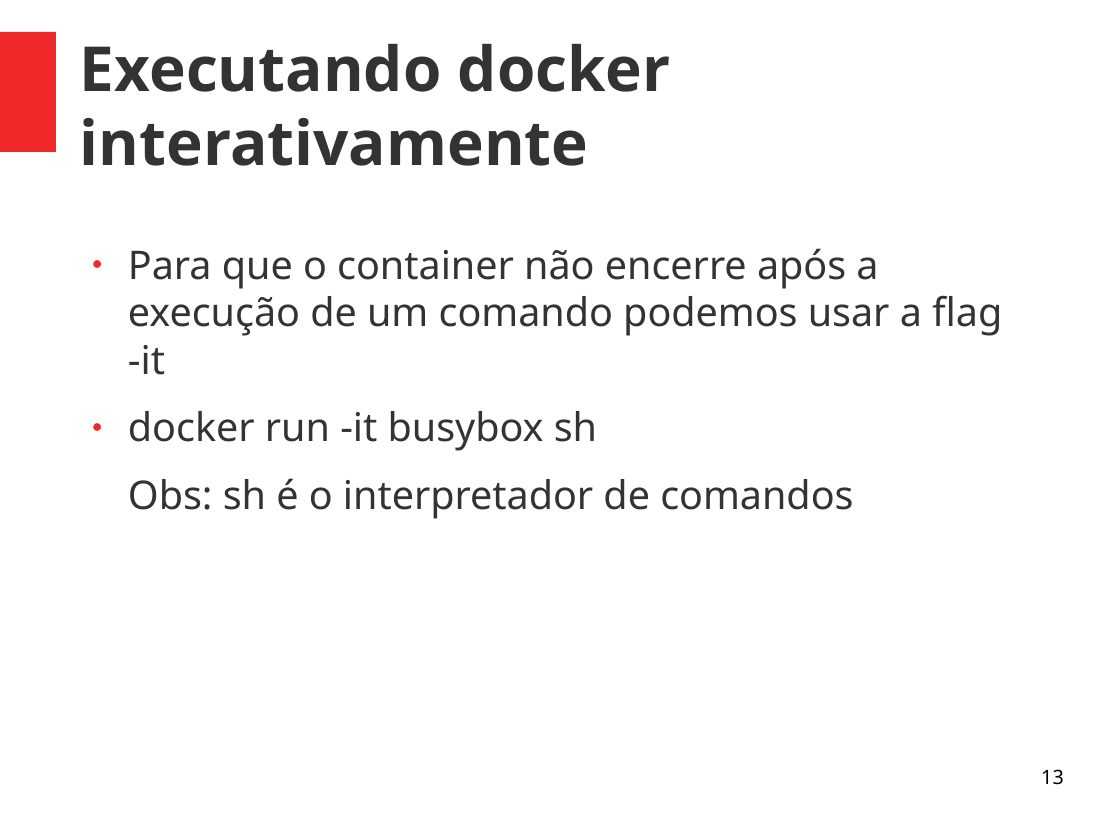
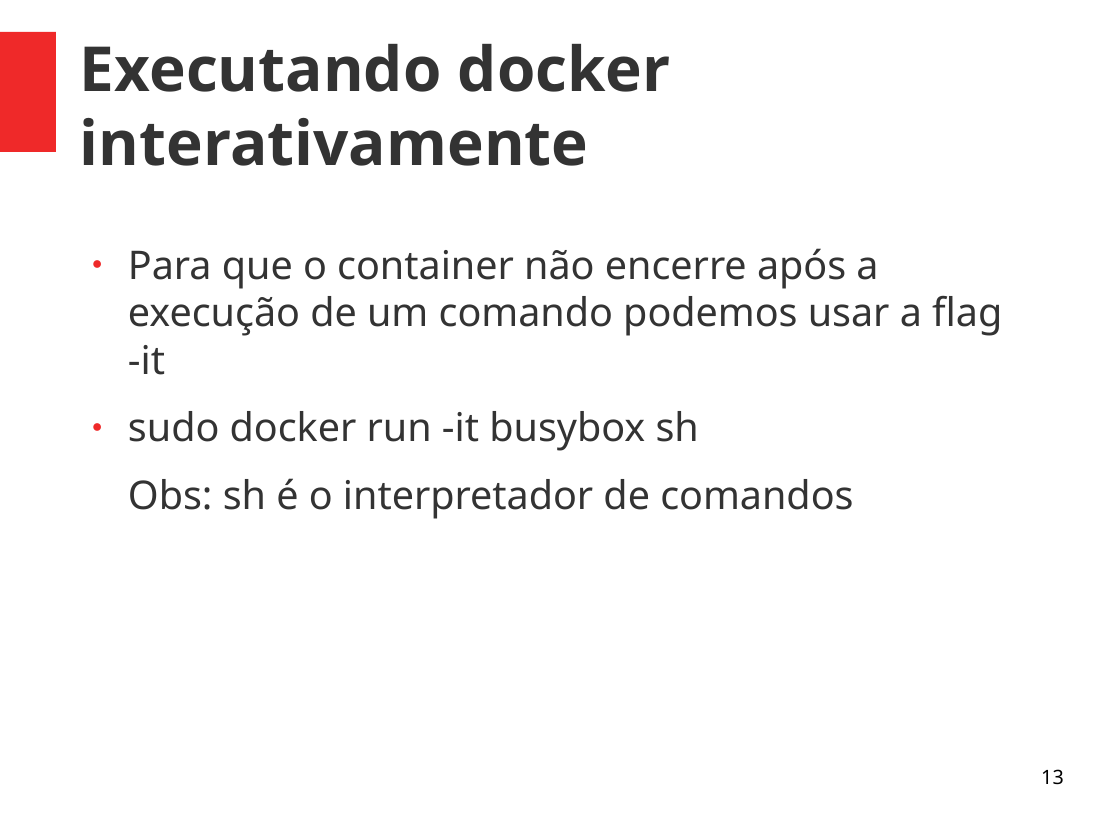
Before and after one commit to viniciusalveshax/aulas, a slide deck: slide 13 of adm-seg-redes/05-docker/05-docker.odp. Drawn at 1120x840 pixels with LibreOffice and Linux fonts; fonts in the diff are those of the drawing. Boxes give left, top, right and bottom in pixels: in the first picture for what was removed or moved away, otherwise in the second. Text is boxed around its words. In the diff, an @@ line names an element or a change of style, - is before the commit and + after.

Commit message:
Modificação menor na aula sobre docker

```diff
--- a/adm-seg-redes/05-docker/05-docker.odp
+++ b/adm-seg-redes/05-docker/05-docker.odp
@@ text at (128, 411, 699, 451): text changed @@
-● docker run -it busybox sh
+● sudo docker run -it busybox sh
```
Also in this commit, not shown: 6 other slides changed, 1 other file.
